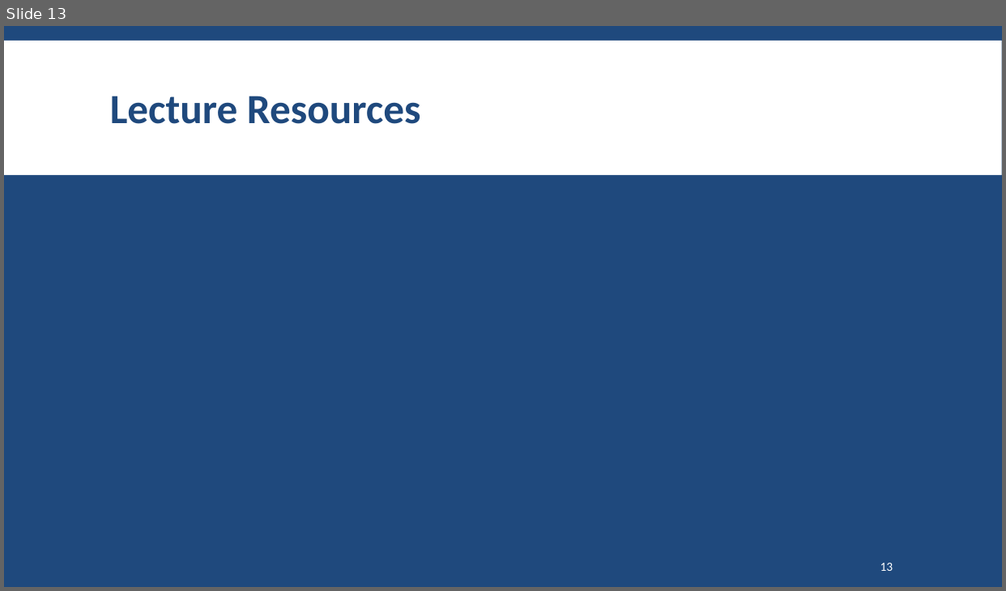
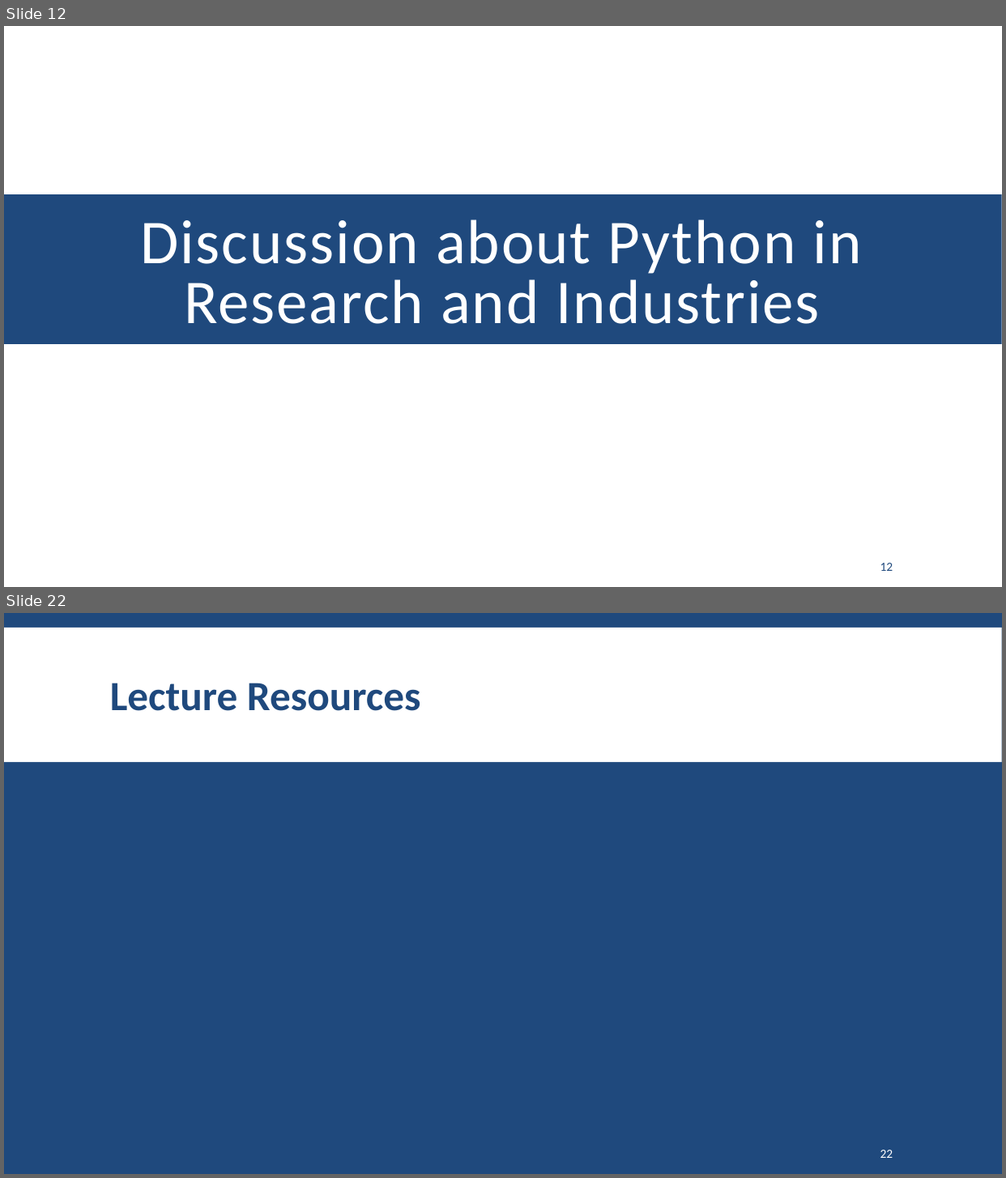
Before and after one commit to SharifPythonSpace/Course1401, a slide deck: Slide/00-Introduction to Programming Applications with Python.pptx. Shown one above the other, each under a label of ours: slide 13 before the commit, slides 12 and 22 after it; the slides between them are not shown. The pictures are 1006x591 and 1006x1178 pixels, drawn with LibreOffice and Linux fonts; fonts in the diff are those of the drawing; background and template pictures are left out. Boxes give left, top, right and bottom in pixels: in the first picture for what was removed or moved away, otherwise in the second. Text is boxed around its words. In the diff, an @@ line names an element or a change of style, - is before the commit and + after.

```diff
--- a/Slide/00-Introduction to Programming Applications with Python.pptx
+++ b/Slide/00-Introduction to Programming Applications with Python.pptx
@@ slide 12 added at (x1=4, y1=26, x2=1002, y2=587), background #FFFFFF @@
@@ rectangle added at (x1=4, y1=194, x2=1002, y2=344), fill #1F497D @@
@@ title added at (x1=140, y1=220, x2=862, y2=324), 60 pt, text #FFFFFF @@
+Discussion about Python in Research and Industries
@@ page number added at (x1=880, y1=563, x2=893, y2=571), 12 pt, text #1F497D @@
+12
@@ what was slide 13 is now slide 22 @@
@@ page number at (x1=880, y1=1150, x2=893, y2=1158): text changed @@
-13
+22
```
Also in this commit, not shown: 5 slides changed, 8 other slides added.
